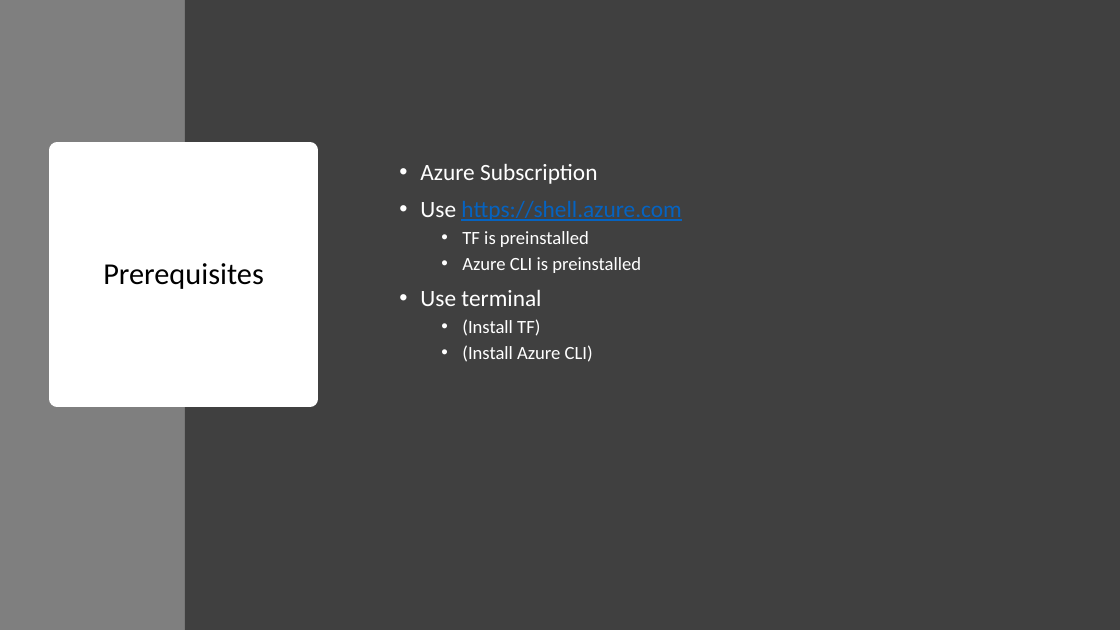
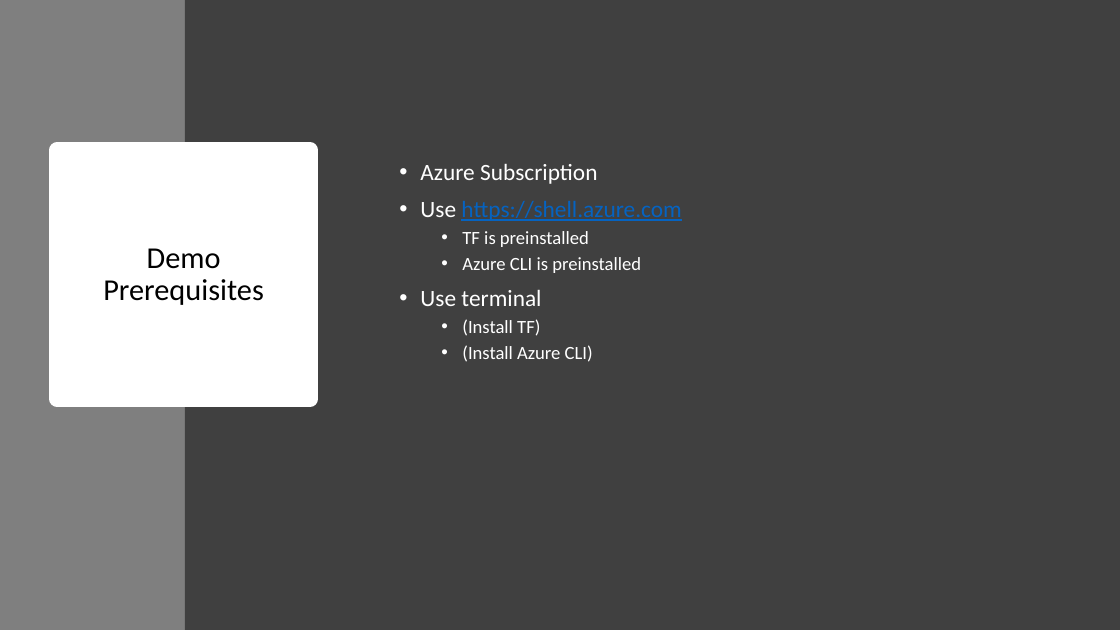
Before and after one commit to sujithq/mini-workshop-tf, a slide deck: slide 10 of Presentation.pptx (slide 9 before the commit). Drawn at 1120x630 pixels with LibreOffice and Linux fonts; fonts in the diff are those of the drawing. Boxes give left, top, right and bottom in pixels: in the first picture for what was removed or moved away, otherwise in the second. Text is boxed around its words. In the diff, an @@ line names an element or a change of style, - is before the commit and + after.

```diff
--- a/Presentation.pptx
+++ b/Presentation.pptx
@@ title at [103,248,264,305]: text changed @@
-Prerequisites
+Demo Prerequisites
```
Also in this commit, not shown: 1 other slide changed, 1 slide added, 6 other files.
